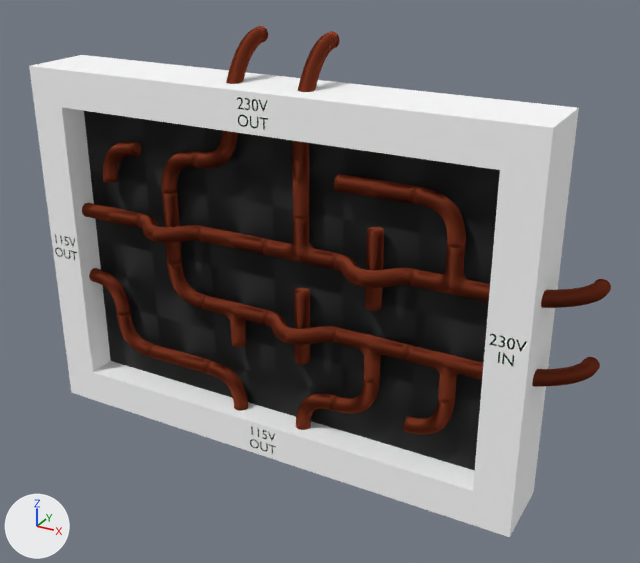
One commit to the Blender file Frontend/GaMR/Assets/Models/lost_in_space/electric_components.blend: the scene before it, then after it.
Both versions are drawn from a 50 mm lens placed at (1.41, -2.27, 1.15), pointed at (0.13, 0.05, -0.01). Arrows for +X, +Y and +Z are at lower left; the lights stay in place.
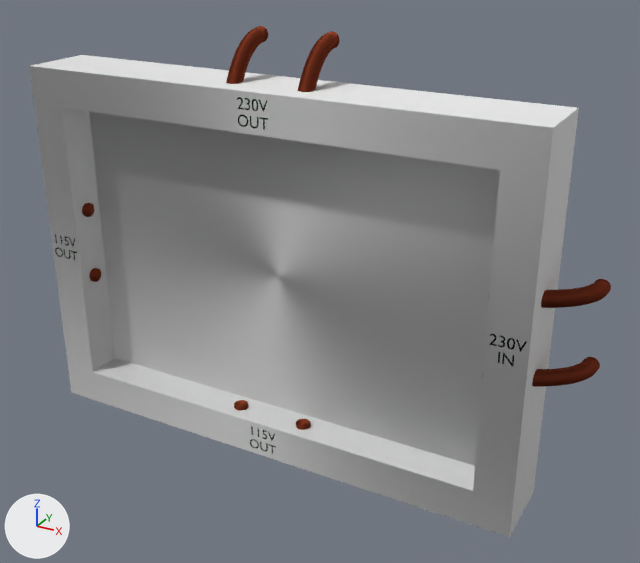
The change, as JSON lines over the scene's bpy script:
```json
{"block": "mat_bread_board", "where": "n0 = _N.new('ShaderNodeOutputMaterial'); n0.name = 'Material Output'"}
{"op": "remove", "block": "mat_bread_board", "code": "n1 = _N.new('ShaderNodeBsdfPrincipled'); n1.name = 'Principled BSDF'"}
{"op": "remove", "block": "mat_bread_board", "code": "n1.subsurface_method = 'BURLEY'"}
{"op": "remove", "block": "mat_bread_board", "code": "n1.inputs[0].default_value = (1.0, 1.0, 1.0, 1.0)  # 'Base Color', white #ffffff"}
{"op": "remove", "block": "mat_bread_board", "code": "n1.inputs[2].default_value = 0.9  # 'Roughness'"}
{"op": "remove", "block": "mat_bread_board", "code": "_L.new(n1.outputs[0], n0.inputs[0])  # 'BSDF' to 'Surface'"}
{"op": "add", "block": "mat_bread_board", "code": "n2 = _N.new('ShaderNodeBsdfAnisotropic'); n2.name = 'Anisotropic BSDF'"}
{"op": "add", "block": "mat_bread_board", "code": "n2.distribution = 'GGX'"}
{"op": "add", "block": "mat_bread_board", "code": "n2.inputs[0].default_value = (1.0, 1.0, 1.0, 1.0)  # 'Color', white #ffffff"}
{"op": "add", "block": "mat_bread_board", "code": "n2.inputs[1].default_value = 1.0  # 'Roughness'"}
{"op": "add", "block": "mat_bread_board", "code": "n2.inputs[2].default_value = 0.5  # 'Anisotropy'"}
{"op": "add", "block": "mat_bread_board", "code": "_L.new(n2.outputs[0], n0.inputs[0])  # 'BSDF' to 'Surface'"}
{"op": "add", "block": "ob_straight_005", "code": "ob_straight_005.hide_viewport = True"}
{"op": "add", "block": "ob_straight_004", "code": "ob_straight_004.hide_viewport = True"}
{"op": "add", "block": "ob_straight_003", "code": "ob_straight_003.hide_viewport = True"}
{"op": "add", "block": "ob_straight_002", "code": "ob_straight_002.hide_viewport = True"}
{"op": "add", "block": "ob_straight_001", "code": "ob_straight_001.hide_viewport = True"}
{"op": "add", "block": "ob_corner_011", "code": "ob_corner_011.hide_viewport = True"}
{"op": "add", "block": "ob_corner_010", "code": "ob_corner_010.hide_viewport = True"}
{"op": "add", "block": "ob_corner_009", "code": "ob_corner_009.hide_viewport = True"}
{"op": "add", "block": "ob_corner_008", "code": "ob_corner_008.hide_viewport = True"}
{"op": "add", "block": "ob_corner_007", "code": "ob_corner_007.hide_viewport = True"}
{"op": "add", "block": "ob_corner_006", "code": "ob_corner_006.hide_viewport = True"}
{"op": "add", "block": "ob_corner_005", "code": "ob_corner_005.hide_viewport = True"}
{"op": "add", "block": "ob_corner_004", "code": "ob_corner_004.hide_viewport = True"}
{"op": "add", "block": "ob_corner_003", "code": "ob_corner_003.hide_viewport = True"}
{"op": "add", "block": "ob_corner_002", "code": "ob_corner_002.hide_viewport = True"}
{"op": "add", "block": "ob_corner_001", "code": "ob_corner_001.hide_viewport = True"}
{"op": "add", "block": "ob_cross_003", "code": "ob_cross_003.hide_viewport = True"}
{"op": "add", "block": "ob_cross_002", "code": "ob_cross_002.hide_viewport = True"}
{"op": "add", "block": "ob_cross_001", "code": "ob_cross_001.hide_viewport = True"}
{"op": "add", "block": "ob_tcurve_005", "code": "ob_tcurve_005.hide_viewport = True"}
{"op": "add", "block": "ob_tcurve_004", "code": "ob_tcurve_004.hide_viewport = True"}
{"op": "add", "block": "ob_tcurve_003", "code": "ob_tcurve_003.hide_viewport = True"}
{"op": "add", "block": "ob_tcurve_002", "code": "ob_tcurve_002.hide_viewport = True"}
{"op": "add", "block": "ob_tcurve_001", "code": "ob_tcurve_001.hide_viewport = True"}
```

Boxes [x1, y1, x2, y2] around the edits, measured in the pictures (640 x 563 px):
```json
{"object": "breadboard", "change": "recoloured", "before": [29, 39, 579, 537], "after": [29, 39, 579, 537]}
{"object": "cross.002", "change": "hidden", "before": [333, 219, 420, 311]}
{"object": "corner.002", "change": "hidden", "before": [414, 159, 500, 248]}
{"object": "tcurve.004", "change": "hidden", "before": [410, 233, 493, 327]}
{"object": "straight.004", "change": "hidden", "before": [334, 148, 424, 233]}
{"object": "tcurve.002", "change": "hidden", "before": [407, 311, 487, 404]}
{"object": "tcurve.003", "change": "hidden", "before": [333, 295, 417, 384]}
{"object": "tcurve.005", "change": "hidden", "before": [263, 206, 343, 295]}
{"object": "straight.003", "change": "hidden", "before": [271, 137, 344, 219]}
{"object": "cross.001", "change": "hidden", "before": [265, 279, 343, 365]}
{"object": "corner.009", "change": "hidden", "before": [194, 128, 273, 206]}
{"object": "straight.001", "change": "hidden", "before": [198, 194, 274, 279]}
{"object": "corner.010", "change": "hidden", "before": [333, 365, 413, 451]}
{"object": "corner.005", "change": "hidden", "before": [403, 384, 480, 471]}
{"object": "tcurve.001", "change": "hidden", "before": [202, 265, 276, 347]}
{"object": "cross.003", "change": "hidden", "before": [138, 183, 211, 265]}
{"object": "corner.011", "change": "hidden", "before": [276, 348, 342, 430]}
{"object": "corner.006", "change": "hidden", "before": [206, 331, 277, 411]}
{"object": "corner.008", "change": "hidden", "before": [142, 119, 207, 194]}
{"object": "corner.001", "change": "hidden", "before": [84, 111, 147, 183]}
{"object": "corner.003", "change": "hidden", "before": [89, 240, 158, 316]}
{"object": "straight.002", "change": "hidden", "before": [82, 173, 152, 252]}
{"object": "corner.007", "change": "hidden", "before": [152, 252, 215, 331]}
{"object": "straight.005", "change": "hidden", "before": [149, 316, 218, 393]}
{"object": "corner.004", "change": "hidden", "before": [104, 302, 162, 376]}
```
